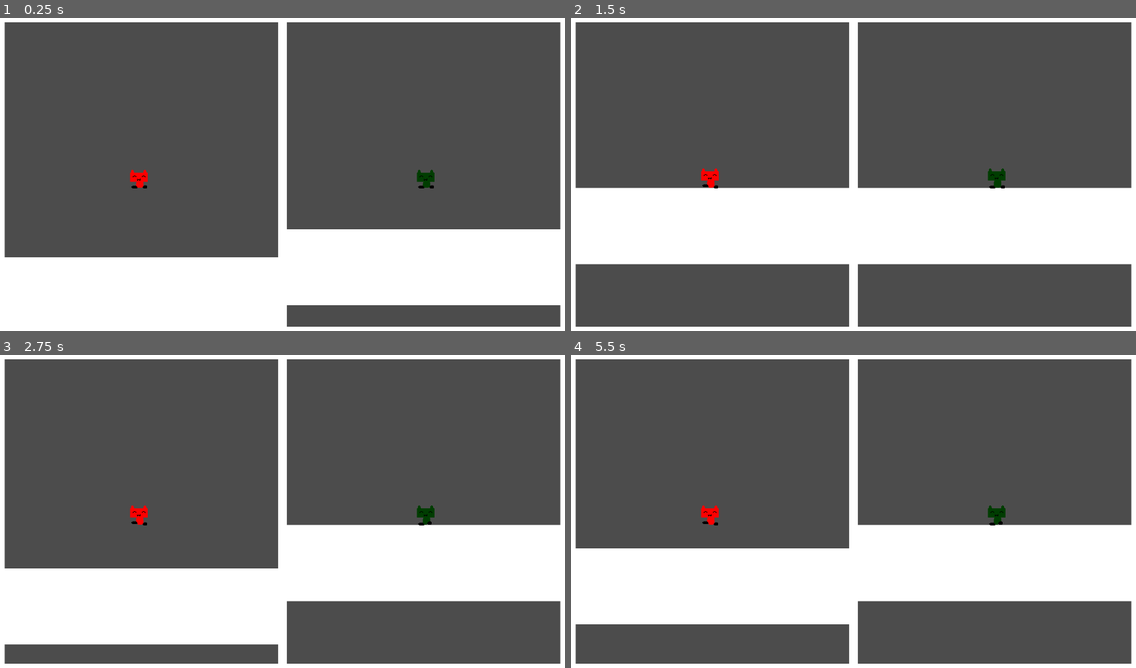
Above: before the commit, frames 1-4 (two rows, left to right).
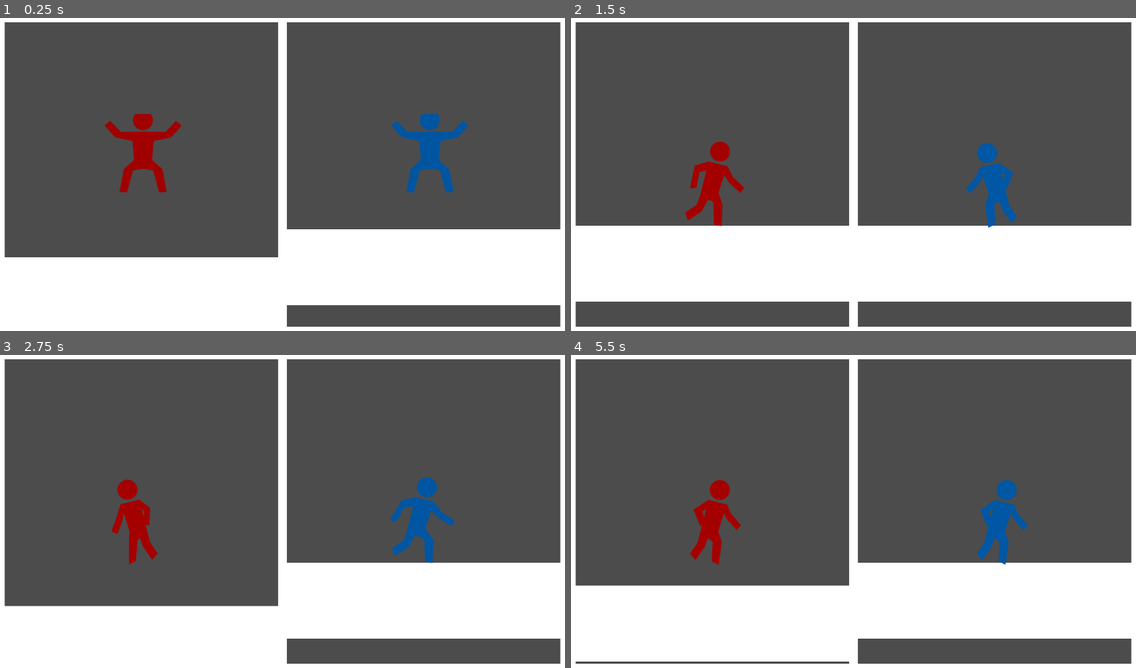
Above: after the commit, the same moments.

Repository: MBatt1/Chillenium-Jam
Game: Godot game, scene res://main/Main.tscn
Two runs of this game, one before a commit and one after it. Both use one fixed random seed, a clock stepped at 60 frames per second and the inputs below.
Inputs:
- Up to frame 1 (0.25 s): no input
- Up to frame 2 (1.5 s): hold D (p1_right) from 0.53 s (still down); tap Down (p2_down) at 0.6 s; tap W (p1_up) at 0.77 s; tap Left (p2_left) at 1.35 s
- Up to frame 3 (2.75 s): tap W (p1_up) at 1.52 s; release D (p1_right) at 2.03 s; hold A (p1_left) from 2.03 s (still down); tap Right (p2_right) at 2.1 s
- Up to frame 4 (5.5 s): release A (p1_left) at 2.78 s; hold D (p1_right) 2.78-4.28 s; tap Up (p2_up) at 2.85 s; tap W (p1_up) at 3.02, 3.77, 4.52 s; tap Down (p2_down) at 3.6 s; hold A (p1_left) 4.28-5.03 s; tap Left (p2_left) at 4.35 s; hold D (p1_right) from 5.03 s (still down); tap Right (p2_right) at 5.1 s

The runs differ from the first frame. In frame 1, 2.5% of the frame differs, in the area x 18-83%, y 30-56%; in frame 2, 25%, in the area x 0-100%, y 39-91%; in frame 3, 22%; in frame 4, 25%.

Commit message:
New animations

Diff:
--- a/objects/Player.gd
+++ b/objects/Player.gd
@@ -46,8 +46,9 @@
 func _physics_process(delta):
 	#if speed_x < 10:
 		#$AnimatedSprite.play("default")
-	if is_on_floor() and speed_x <10:
+	if is_on_floor() and abs(speed_x) <10:
 		$AnimatedSprite.play("default")
+		$AnimatedSprite.flip_h = false
 	if not is_on_floor():
 		speed_y += weight*delta
 	else:
@@ -55,10 +56,14 @@
 			$AnimatedSprite.play("jump")
 			speed_y = -200
 	if Input.is_action_pressed(right_control):
-		$AnimatedSprite.play("walk")
+		$AnimatedSprite.flip_h = true
+		if is_on_floor():
+			$AnimatedSprite.play("walk")
 		speed_x = 200
 	if Input.is_action_pressed(left_control):
-		$AnimatedSprite.play("walk")
+		$AnimatedSprite.flip_h = false
+		if is_on_floor():
+			$AnimatedSprite.play("walk")
 		speed_x = -200
 	if not is_on_floor():
 		speed_x = add_drag(speed_x,drag*delta)
--- a/objects/Player.tscn
+++ b/objects/Player.tscn
@@ -1,41 +1,86 @@
-[gd_scene load_steps=10 format=2]
+[gd_scene load_steps=15 format=2]
 
-[ext_resource path="res://sprites/temp_char1.png" type="Texture" id=1]
 [ext_resource path="res://objects/Player.gd" type="Script" id=2]
-[ext_resource path="res://sprites/walking/walk2.png" type="Texture" id=3]
-[ext_resource path="res://sprites/walking/walk1.png" type="Texture" id=4]
-[ext_resource path="res://sprites/jumping/jump1.png" type="Texture" id=5]
-[ext_resource path="res://sprites/jumping/jump3.png" type="Texture" id=6]
-[ext_resource path="res://sprites/jumping/jump2.png" type="Texture" id=7]
+[ext_resource path="res://sprites/walking/sprite resize.png" type="Texture" id=3]
 
-[sub_resource type="RectangleShape2D" id=1]
-extents = Vector2( 28, 27.5 )
+[sub_resource type="CircleShape2D" id=11]
+radius = 116.349
+
+[sub_resource type="AtlasTexture" id=12]
+flags = 4
+atlas = ExtResource( 3 )
+region = Rect2( 0, 270, 240, 270 )
+
+[sub_resource type="AtlasTexture" id=13]
+flags = 4
+atlas = ExtResource( 3 )
+region = Rect2( 0, 540, 240, 270 )
+
+[sub_resource type="AtlasTexture" id=3]
+flags = 4
+atlas = ExtResource( 3 )
+region = Rect2( 0, 0, 240, 270 )
+
+[sub_resource type="AtlasTexture" id=4]
+flags = 4
+atlas = ExtResource( 3 )
+region = Rect2( 240, 0, 240, 270 )
+
+[sub_resource type="AtlasTexture" id=5]
+flags = 4
+atlas = ExtResource( 3 )
+region = Rect2( 480, 0, 240, 270 )
+
+[sub_resource type="AtlasTexture" id=6]
+flags = 4
+atlas = ExtResource( 3 )
+region = Rect2( 720, 0, 240, 270 )
+
+[sub_resource type="AtlasTexture" id=7]
+flags = 4
+atlas = ExtResource( 3 )
+region = Rect2( 960, 0, 240, 270 )
+
+[sub_resource type="AtlasTexture" id=8]
+flags = 4
+atlas = ExtResource( 3 )
+region = Rect2( 1200, 0, 240, 270 )
+
+[sub_resource type="AtlasTexture" id=9]
+flags = 4
+atlas = ExtResource( 3 )
+region = Rect2( 1440, 0, 240, 270 )
+
+[sub_resource type="AtlasTexture" id=10]
+flags = 4
+atlas = ExtResource( 3 )
+region = Rect2( 1680, 0, 240, 270 )
 
 [sub_resource type="SpriteFrames" id=2]
 animations = [ {
-"frames": [ ExtResource( 1 ) ],
+"frames": [ SubResource( 12 ) ],
 "loop": true,
 "name": "default",
 "speed": 5.0
 }, {
-"frames": [ ExtResource( 5 ), ExtResource( 6 ), ExtResource( 7 ), ExtResource( 6 ), ExtResource( 7 ), ExtResource( 6 ), ExtResource( 1 ) ],
+"frames": [ SubResource( 13 ) ],
 "loop": false,
 "name": "jump",
 "speed": 10.0
 }, {
-"frames": [ ExtResource( 4 ), ExtResource( 3 ) ],
+"frames": [ SubResource( 3 ), SubResource( 4 ), SubResource( 5 ), SubResource( 6 ), SubResource( 7 ), SubResource( 8 ), SubResource( 9 ), SubResource( 10 ) ],
 "loop": true,
 "name": "walk",
-"speed": 5.0
+"speed": 30.0
 } ]
 
 [node name="KinematicBody2D" type="KinematicBody2D"]
 script = ExtResource( 2 )
 
 [node name="CollisionShape2D" type="CollisionShape2D" parent="."]
-position = Vector2( 1, 5 )
-shape = SubResource( 1 )
+shape = SubResource( 11 )
 
 [node name="AnimatedSprite" type="AnimatedSprite" parent="."]
+position = Vector2( 0, 1 )
 frames = SubResource( 2 )
 animation = "jump"
Binary file added: sprites/walking/sprite resize.png
Not shown, added: sprites/walking/sprite resize.png.import
